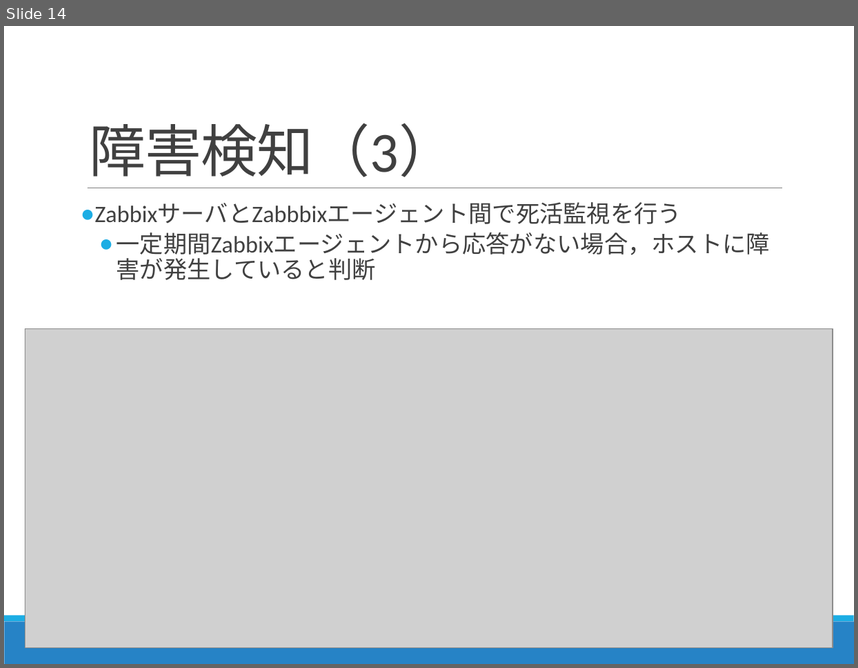
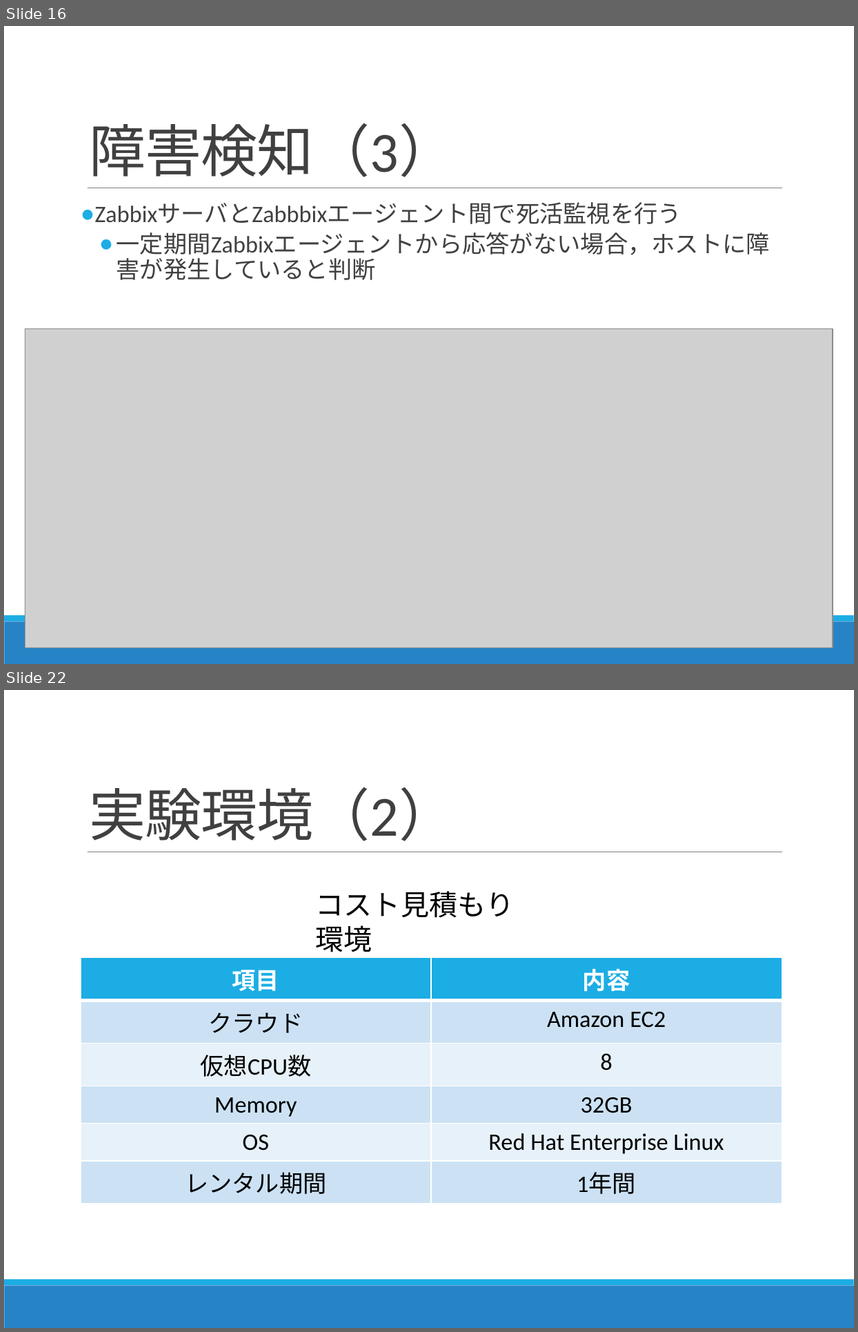
Before and after one commit to Kota0823/Document, a slide deck: 輪講2019-1_鈴木洸太.pptx. Shown one above the other, each under a label of ours: slide 14 before the commit, slides 16 and 22 after it; the slides between them are not shown. The pictures are 858x668 and 858x1332 pixels, drawn with LibreOffice and Linux fonts; fonts in the diff are those of the drawing; grey boxes stand for pictures. Boxes give left, top, right and bottom in pixels: in the first picture for what was removed or moved away, otherwise in the second. Text is boxed around its words. In the diff, an @@ line names an element or a change of style, - is before the commit and + after.

```diff
--- a/輪講2019-1_鈴木洸太.pptx
+++ b/輪講2019-1_鈴木洸太.pptx
@@ slide 22 added at bbox=[4, 690, 854, 1328], background #FFFFFF; not listed: 3 template elements that a slide beside it also shows @@
@@ title added at bbox=[89, 787, 455, 841], 48 pt, text #404040 @@
+実験環境（2）
@@ text added at bbox=[316, 891, 514, 952], 24 pt, text #000000 @@
+コスト見積もり環境
@@ table added at bbox=[81, 957, 781, 1196], 6 rows, 2 columns @@
+項目 | 内容
+クラウド | Amazon EC2
+仮想CPU数 | 8
+Memory | 32GB
+OS | Red Hat Enterprise Linux
+レンタル期間 | 1年間
@@ what was slide 14 is now slide 16 @@
```
Also in this commit, not shown: 6 slides changed, 10 other slides added, 1 other file.
